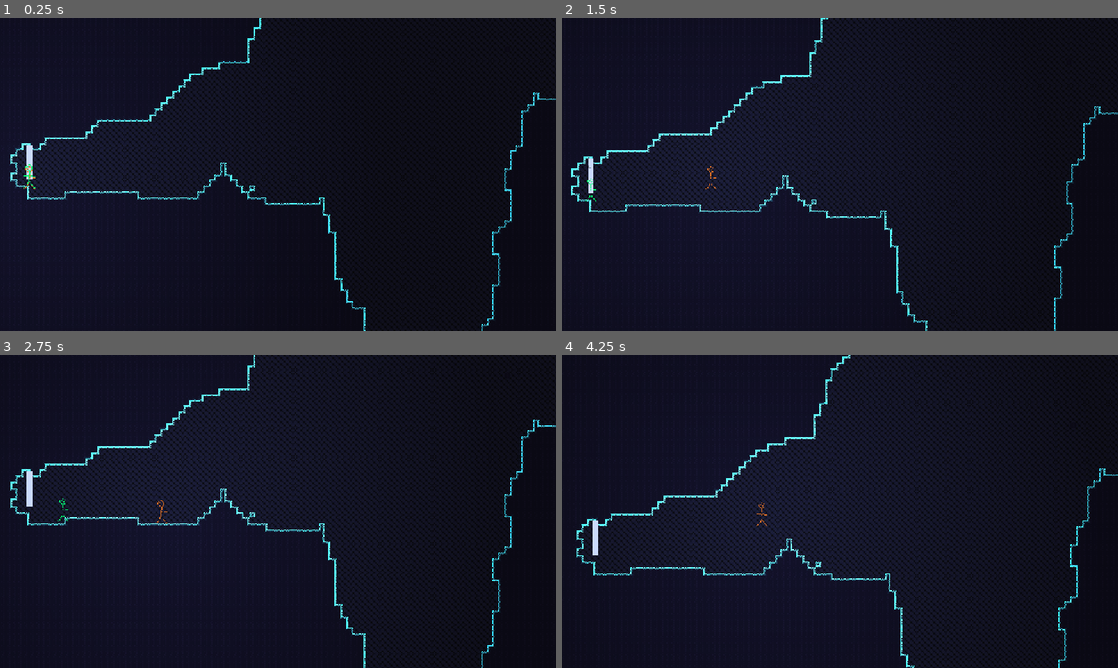
Above: before the commit, frames 1-4 (two rows, left to right).
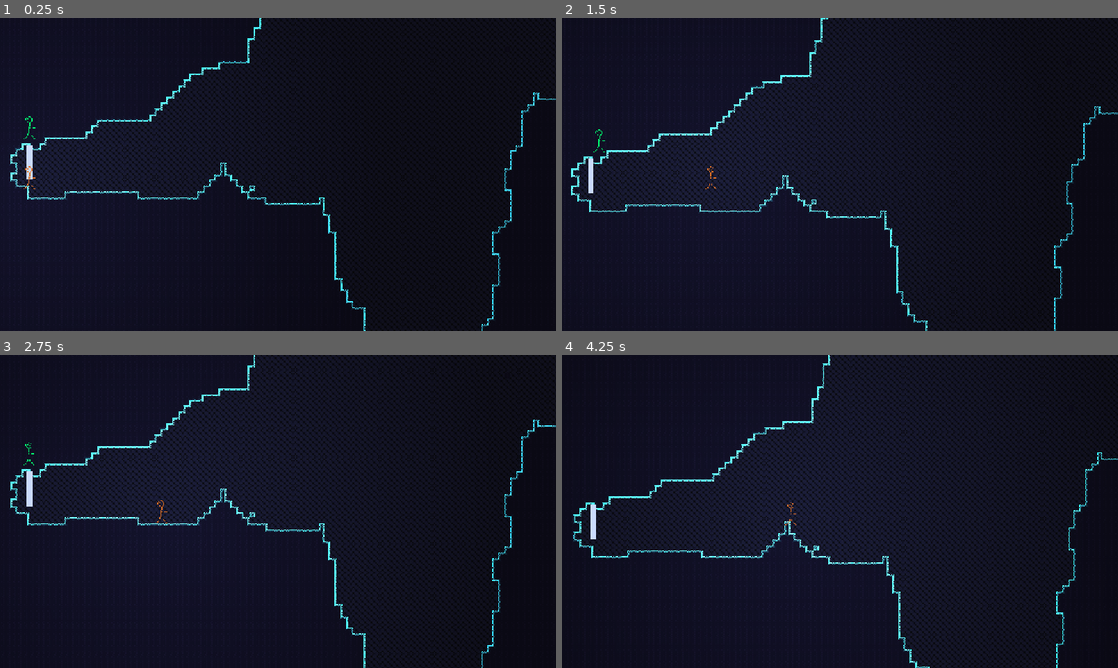
Above: after the commit, the same moments.

Repository: henreedev/exponential-climb
Game: Godot game, scene res://scenes/game.tscn
Two runs of this game, one before a commit and one after it. Both use one fixed random seed, a clock stepped at 60 frames per second and the inputs below. The engine's default icon, where the game draws it, is replaced by a stand-in: a white triangle on a blue panel in a dark square.
Inputs (mouse positions are in pixels of both pictures, inside the frame that each line leads up to):
- Up to frame 1 (0.25 s): no input
- Up to frame 2 (1.5 s): move the mouse to (962, 158) at 0.52 s; press the mouse at (962, 158) at 0.53 s; hold D (move_right) from 0.53 s (still down); tap Space (jump) at 0.77 s; right-click (962, 158) at 0.8 s; move the mouse to (728, 190) at 1.27 s; release the mouse at (728, 190) at 1.28 s; right-click (728, 190) at 1.35 s
- Up to frame 3 (2.75 s): tap Space (jump) at 1.52 s; click (166, 527) at 1.55 s; move the mouse to (333, 442) at 2.02 s; release D (move_right) at 2.03 s; press the mouse at (333, 442) at 2.03 s; hold A (move_left) from 2.03 s (still down); right-click (333, 442) at 2.3 s
- Up to frame 4 (4.25 s): move the mouse to (812, 574) at 2.77 s; release A (move_left) at 2.78 s; release the mouse at (812, 574) at 2.78 s; hold D (move_right) from 2.78 s (still down); right-click (812, 574) at 2.85 s; tap Space (jump) at 3.02, 3.77 s; click (812, 574) at 3.05 s; move the mouse to (1006, 558) at 3.52 s; hold Right mouse button (secondary_attack) from 3.53 s (still down); tap Middle mouse button (teleport_enemy) at 3.6 s

The runs differ from the first frame. In frame 1, less than 0.1% of the frame differs, in the area x 4-7%, y 31-55%; in frame 2, less than 0.1%; in frame 3, less than 0.1%; in frame 4, 16%, in the area x 2-100%, y 0-100%.

Commit message:
add knockback system

Diff:
--- a/scripts/enemy/enemy.gd
+++ b/scripts/enemy/enemy.gd
@@ -269,6 +269,15 @@
 	# (Re-)detect the player, so as to path to them when unstunned
 	detect_player()
 
+## Assumes that knockback direction is directly away from the player.
+func receive_knockback(knockback_str : float, direction := Vector2.INF):
+	if direction == Vector2.INF:
+		direction = player.position.direction_to(position)
+	# Check for perfect overlap
+	if direction == Vector2.ZERO:
+		direction = Vector2.RIGHT
+	velocity += knockback_str * direction
+
 ## Overridden by child Enemy classes to implement custom attacks using the given tween.
 func do_custom_attack(attack_tween : Tween):
 	var damage = get_attack_damage()
--- a/scripts/environment/room.gd
+++ b/scripts/environment/room.gd
@@ -51,8 +51,6 @@
 
 	if Global.player:
 		Global.player.global_position = start_pos
-		#Global.player.global_position = Vector2.ZERO
-		Global.enemy.global_position = start_pos
 
 	return room
 
--- a/scripts/weapons/grapple_hook/grapple_hook.gd
+++ b/scripts/weapons/grapple_hook/grapple_hook.gd
@@ -244,7 +244,10 @@
 			# Apply horizontal drag and wind up attack
 			melee_tween.tween_method(player.add_hoz_friction, 20.0, 20.0, windup)
 
+
+
 			# Do attack hitbox, even more drag
+			duration *= 0.25
 			melee_tween.tween_property(melee_hitbox_shape, "disabled", false, 0.0)
 			melee_tween.tween_callback(player.add_impulse.bind(-attack_dir * 700))
 			melee_tween.tween_method(player.add_hoz_friction, 0.0, 100.0, duration)
@@ -330,6 +333,7 @@
 func _on_melee_hitbox_area_entered(area: Area2D) -> void:
 	var enemy = area.get_parent()
 	if enemy is Enemy:
-		deal_damage(3, enemy, get_melee_damage())
-		enemy.receive_stun(1.00)
+		if deal_damage(3, enemy, get_melee_damage()):
+			enemy.receive_stun(1.00)
+			enemy.receive_knockback(400)
 #endregion Melee (Attack 2)
--- a/scripts/weapons/grapple_hook/hook.gd
+++ b/scripts/weapons/grapple_hook/hook.gd
@@ -57,6 +57,8 @@
 	var enemy = area.get_parent()
 	if enemy is Enemy:
 		if not moving_towards_player: # Attack 1 (extending hook)
-			grapple_hook.deal_damage(1, enemy)
+			if grapple_hook.deal_damage(1, enemy):
+				enemy.receive_knockback(200, linear_velocity.normalized())
 		else: # Attack 2 (extending hook)
-			grapple_hook.deal_damage(2, enemy)
+			if grapple_hook.deal_damage(2, enemy):
+				enemy.receive_knockback(100, linear_velocity.normalized())
--- a/scripts/weapons/weapon.gd
+++ b/scripts/weapons/weapon.gd
@@ -62,6 +62,7 @@
 	return enemies_hit_arr[attack_idx - 1]
 
 ## Deals attack_damage * base_damage to the enemy, adding it to the respective enemies_hit array.
+## Returns the damage dealt. Returns 0 if the enemy cannot be hit by this attack.
 func deal_damage(attack_idx : int, to_enemy : Enemy, damage := -1.0):
 	if not to_enemy in get_enemies_hit(attack_idx):
 		if damage == -1.0: # Need to calculate actual damage, since it wasn't supplied
@@ -69,6 +70,9 @@
 			damage *= get_attack_damage(attack_idx)
 		to_enemy.take_damage(damage)
 		get_enemies_hit(attack_idx).append(to_enemy)
+		return damage
+	else:
+		return 0
 
 ## Clears the given attacks' enemies hit arrays, so that enemies can be hit by the attack again.
 func clear_enemies_hit(attack_idxs : Array[int] = [1, 2, 3, 4]):
